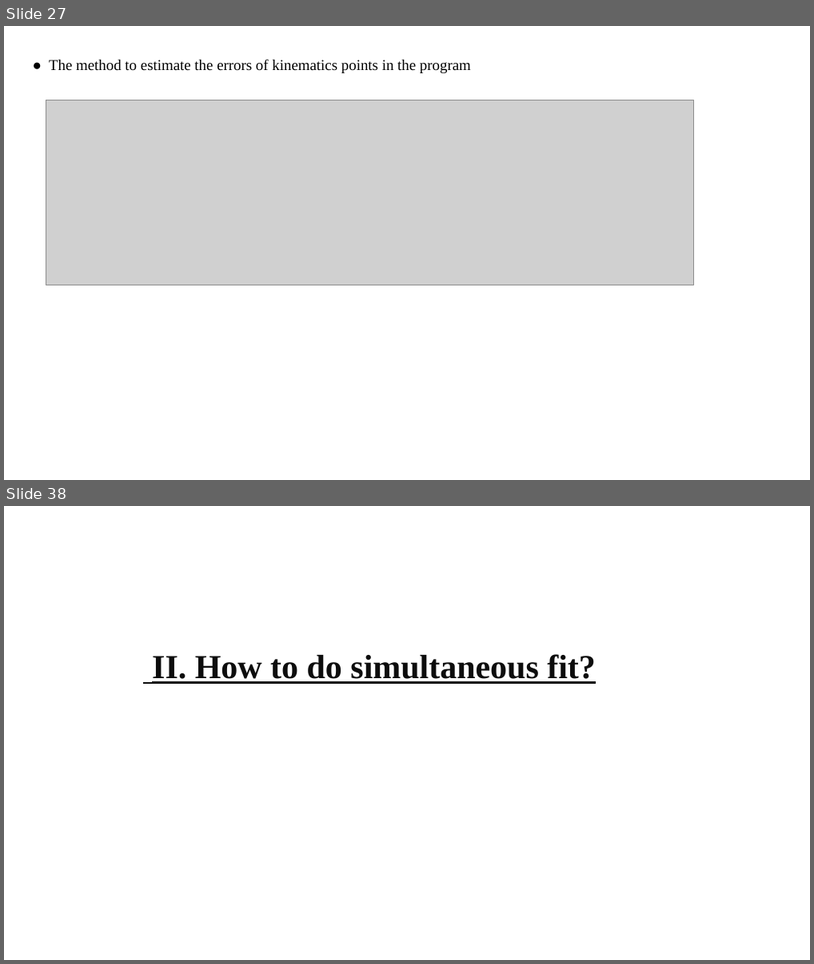
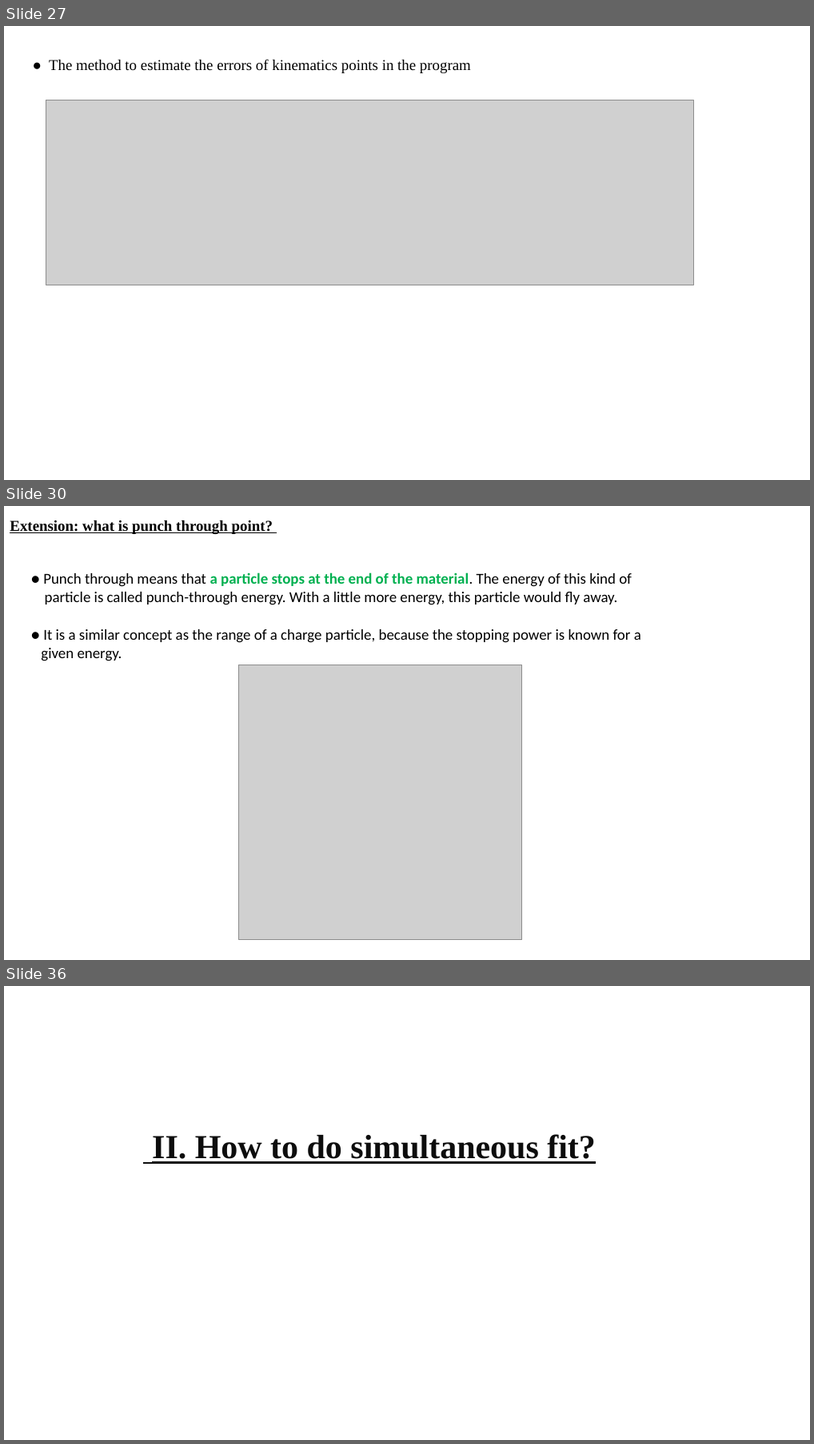
Before and after one commit to gfh16/StudyNotes, a slide deck: 2018Oct-Tutorial_HiRACsICalibrations.pptx. Shown one above the other, each under a label of ours: slides 27 and 38 before the commit, slides 27, 30 and 36 after it; the slides between them are not shown. The pictures are 814x964 and 814x1444 pixels, drawn with LibreOffice and Linux fonts; fonts in the diff are those of the drawing; grey boxes stand for pictures. Boxes give left, top, right and bottom in pixels: in the first picture for what was removed or moved away, otherwise in the second. Text is boxed around its words. In the diff, an @@ line names an element or a change of style, - is before the commit and + after.

Commit message:
finished punch through points.

```diff
--- a/2018Oct-Tutorial_HiRACsICalibrations.pptx
+++ b/2018Oct-Tutorial_HiRACsICalibrations.pptx
@@ slide 30 added at (4, 506, 810, 960), background #FFFFFF @@
@@ text added at (10, 520, 273, 534), 18 pt, text #000000, bold, underline @@
+Extension: what is punch through point?
@@ text added at (43, 572, 632, 605), 18 pt, text #000000 @@
+● Punch through means that a particle stops at the end of the material. The energy of this kind of
+particle is called punch-through energy. With a little more energy, this particle would fly away.
@@ text added at (41, 629, 642, 661), 18 pt, text #000000 @@
+● It is a similar concept as the range of a charge particle, because the stopping power is known for a
+given energy.
@@ picture added at (238, 665, 522, 940) @@
@@ what was slide 38 is now slide 36 @@
```
Also in this commit, not shown: 1 slide changed, 4 other slides added, 7 slides removed, 1 other file.
